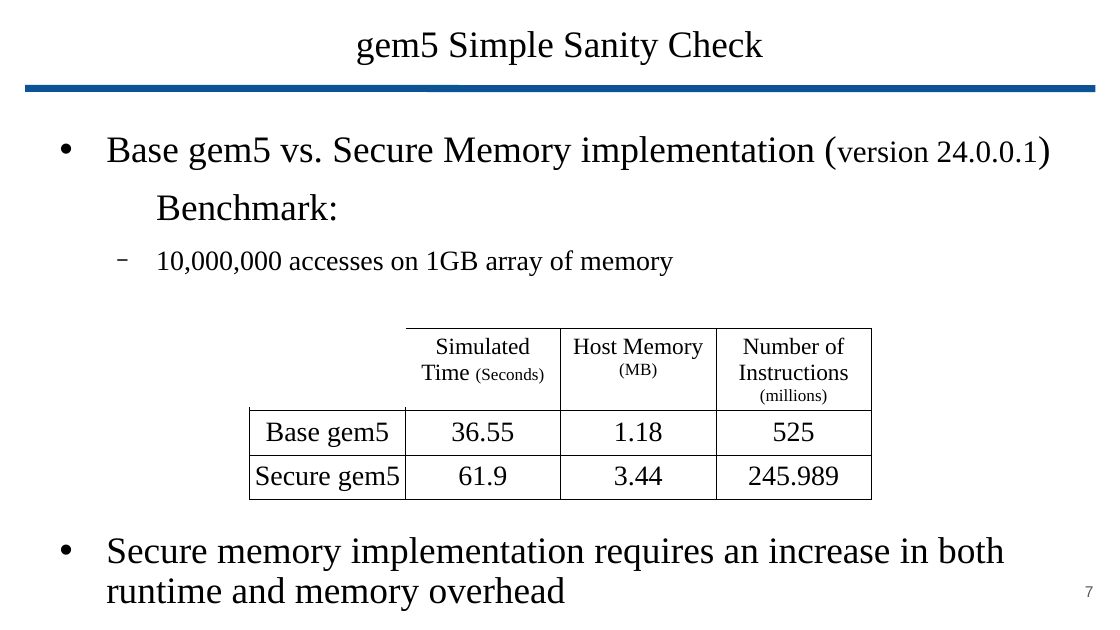
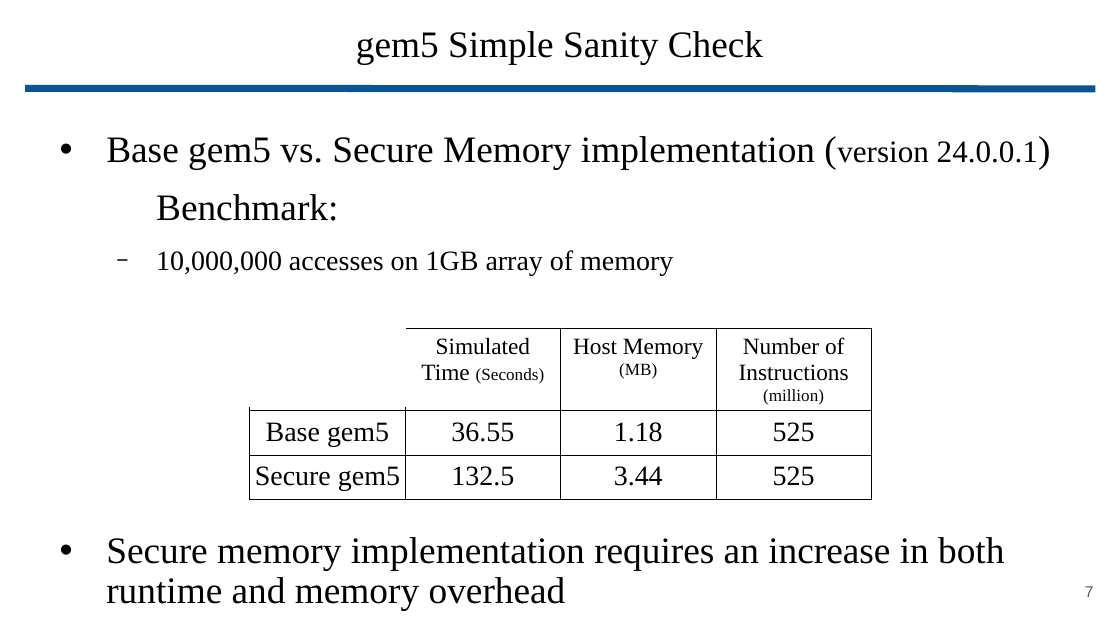
Before and after one commit to wbuz24/grad-research, a slide deck: slide 7 of presentations/update.11.15.pptx. Drawn at 1120x630 pixels with LibreOffice and Linux fonts; fonts in the diff are those of the drawing. Boxes give left, top, right and bottom in pixels: in the first picture for what was removed or moved away, otherwise in the second. Text is boxed around its words. In the diff, an @@ line names an element or a change of style, - is before the commit and + after.

```diff
--- a/presentations/update.11.15.pptx
+++ b/presentations/update.11.15.pptx
@@ table at (x1=250, y1=328, x2=872, y2=500) @@
-row 1, column 4: Number of Instructions (millions)
+row 1, column 4: Number of Instructions (million)
-row 3, column 2: 61.9
+row 3, column 2: 132.5
-row 3, column 4: 245.989
+row 3, column 4: 525
```
Also in this commit, not shown: 1 other slide changed, 1 slide added.
